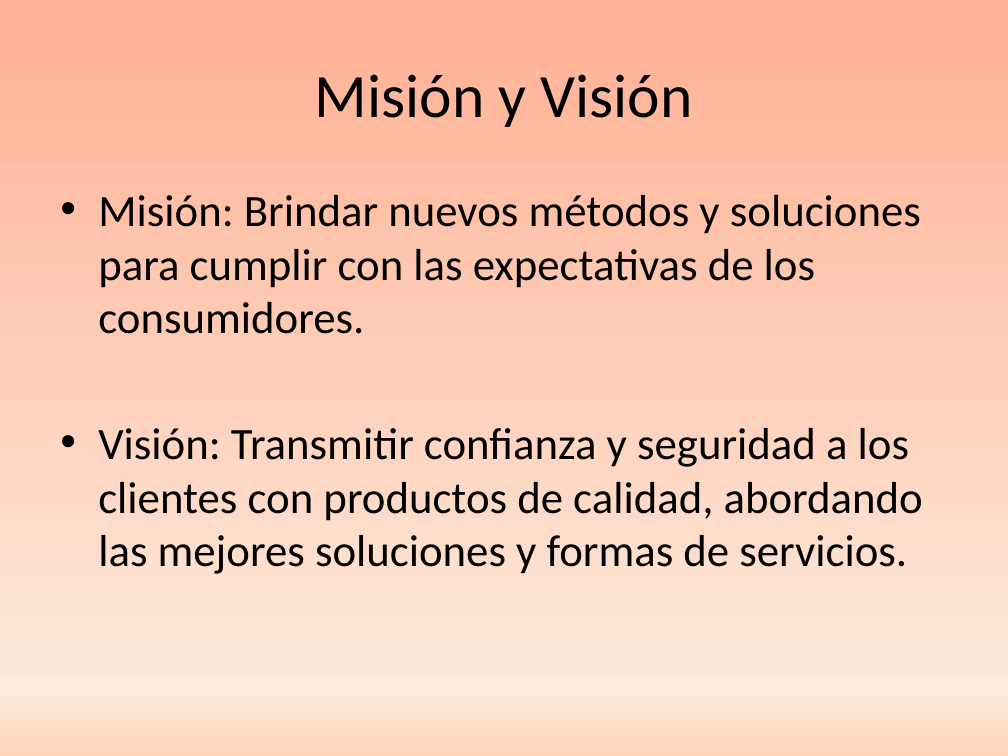
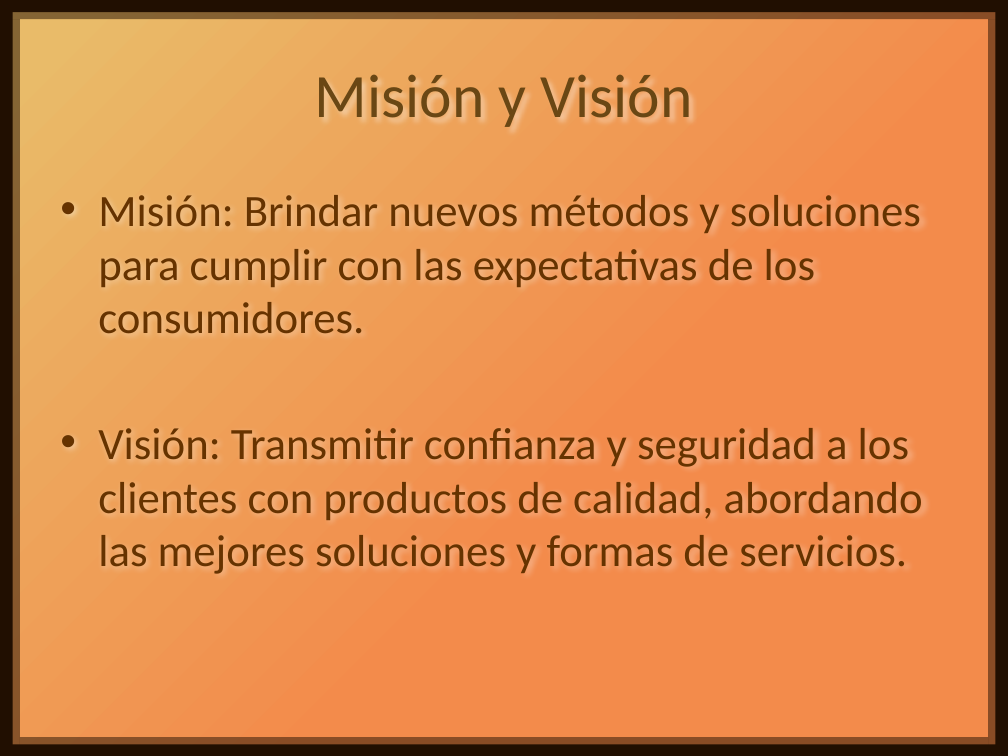
Before and after one commit to Nahuel2998/Nu-CaBuPa, a slide deck: slide 4 of Proyecto/Presentación Nu-CaBuPa.pptx. Drawn at 1008x756 pixels with LibreOffice and Linux fonts; fonts in the diff are those of the drawing. Boxes give left, top, right and bottom in pixels: in the first picture for what was removed or moved away, otherwise in the second. Text is boxed around its words. In the diff, an @@ line names an element or a change of style, - is before the commit and + after.

```diff
--- a/Proyecto/Presentación Nu-CaBuPa.pptx
+++ b/Proyecto/Presentación Nu-CaBuPa.pptx
@@ background gradient #FFB499 to #FDEADA to #FCD5B5 to gradient #F38B4B to #E9BB69 @@
@@ rectangle added at [0,5,1008,19], fill #210F01 at 50% opacity @@
@@ rectangle added at [0,0,1008,12], fill #210F01 @@
@@ rectangle added at [0,4,13,756], fill #210F01 @@
@@ rectangle added at [5,20,20,753], fill #210F01 at 50% opacity @@
@@ rectangle added at [988,20,1001,756], fill #210F01 at 50% opacity @@
@@ rectangle added at [996,8,1008,751], fill #210F01 @@
@@ title "Misión y Visión" at [315,74,692,129]: text colour #000000 to #6A4714 @@
@@ text "Misión: Brindar nuevos métodos y ..." at [98,195,923,574]: text colour #000000 to #663300 @@
@@ rectangle added at [0,745,1008,756], fill #210F01 @@
@@ rectangle added at [20,737,989,753], fill #210F01 at 50% opacity @@
```
Also in this commit, not shown: 6 other slides changed, 13 slides added, 3 slides removed, 2 other files.
